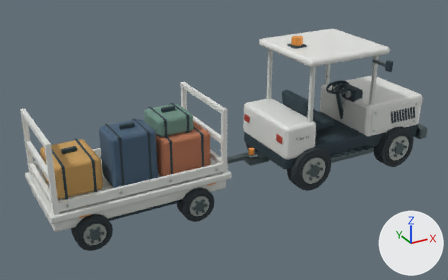
The glTF model data/vehicle/airport/baggage-tractor/model.glb, before and after one commit.
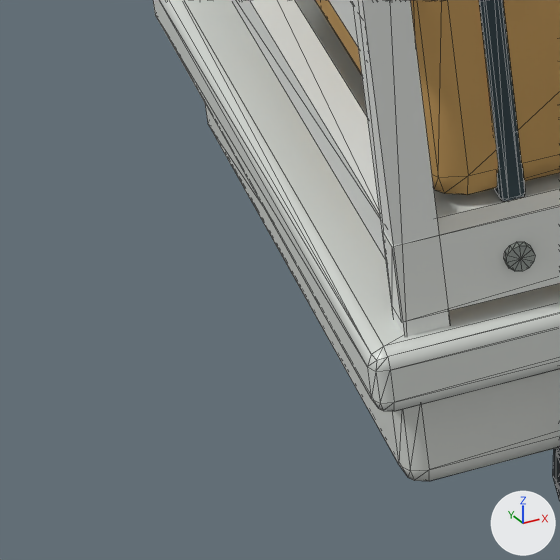
There are two pictures of each version: one whole from a 50 mm lens placed at (-7.08, -8.6, 5.23), pointed at (-2.35, 0.01, 0.92), one close up on the part from 2% to 16% of the width and 63% to 86% of the height. Lighting does not change. The marker at lower right points along +X, +Y and +Z. The older version's two pictures come first. The close-ups show mesh edges as thin lines. Vertices at exactly the same position are counted once.

In view in the first close-up: 'baggage_trailer' and 1 more.
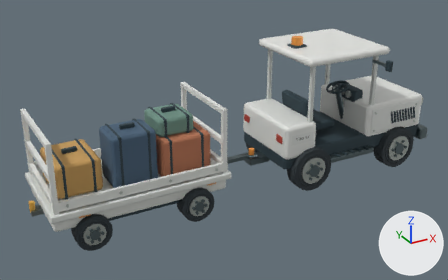
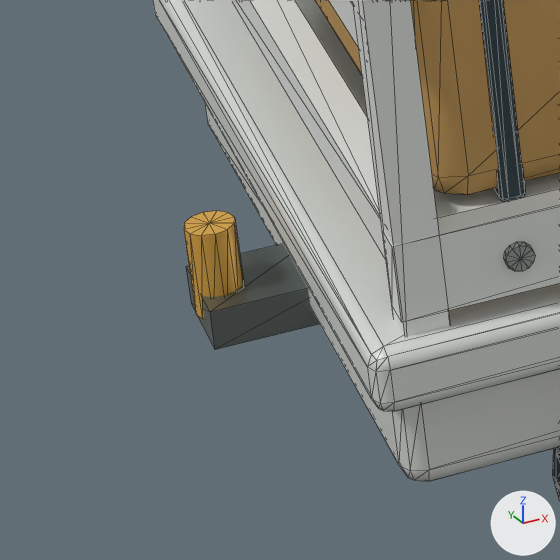
Changed parts and their boxes [x1, y1, x2, y2] in the close-ups (560 x 560 px):
'baggage_trailer', reshaped: [153, 0, 560, 481] in both
part 1 of me_baggage_trailer, added: after [186, 244, 320, 350]
part 2 of me_baggage_trailer, added (orange): after [184, 211, 243, 319]

What the commit changed:
In material 'Material_21' (mat_material_21), texture is no longer img_image_0.
In material 'Material_21' (mat_material_21), base_color is now set to (0.19, 0.22, 0.21), grey #79817e.
In material 'Material_21' (mat_material_21), metallic goes from 0.0 to 0.82.
In material 'Material_21' (mat_material_21), roughness goes from 0.6 to 0.38.
Material 'Material_22' (mat_material_22) is new.
Its base color is (0.8, 0.44, 0.07) (orange #e7b14b).
Its metallic is 0.25.
Its roughness is 0.4.
me_baggage_trailer is used by ob_baggage_trailer; location (-1.79, 0.0, 0.52).
me_baggage_trailer had 2086 vertices, 3912 faces and spanned x -3.78..0.11, y -0.81..0.81, z -0.31..1.29.
me_baggage_trailer now has 2120 vertices, 3972 faces and spans x -3.91..0.11, y -0.81..0.81, z -0.31..1.29.
me_baggage_trailer part 1: a new loose piece, a box spanning x -3.905..-3.675, y -0.09..0.09, z -0.113..-0.038, in mat_material_21 (grey #79817e).
me_baggage_trailer part 2: a new loose piece, a 12-sided cylinder along z spanning x -3.914..-3.826, y -0.044..0.044, z -0.085..0.085, in mat_material_22 (orange #e7b14b).
me_baggage_trailer gains material mat_material_21 (grey #79817e).
me_baggage_trailer gains material mat_material_22 (orange #e7b14b).
